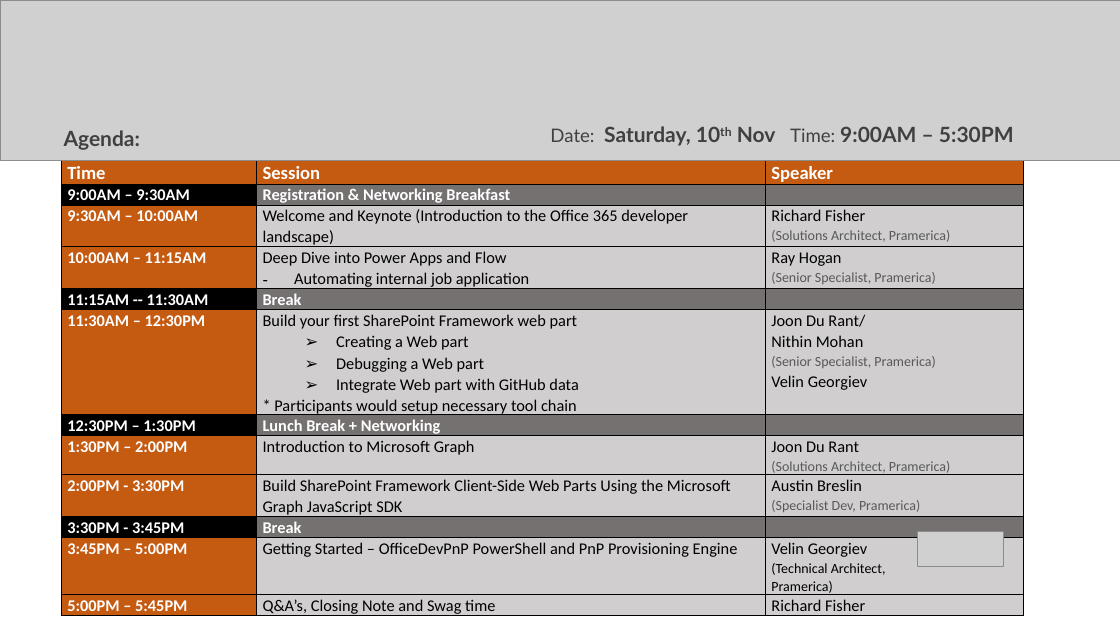
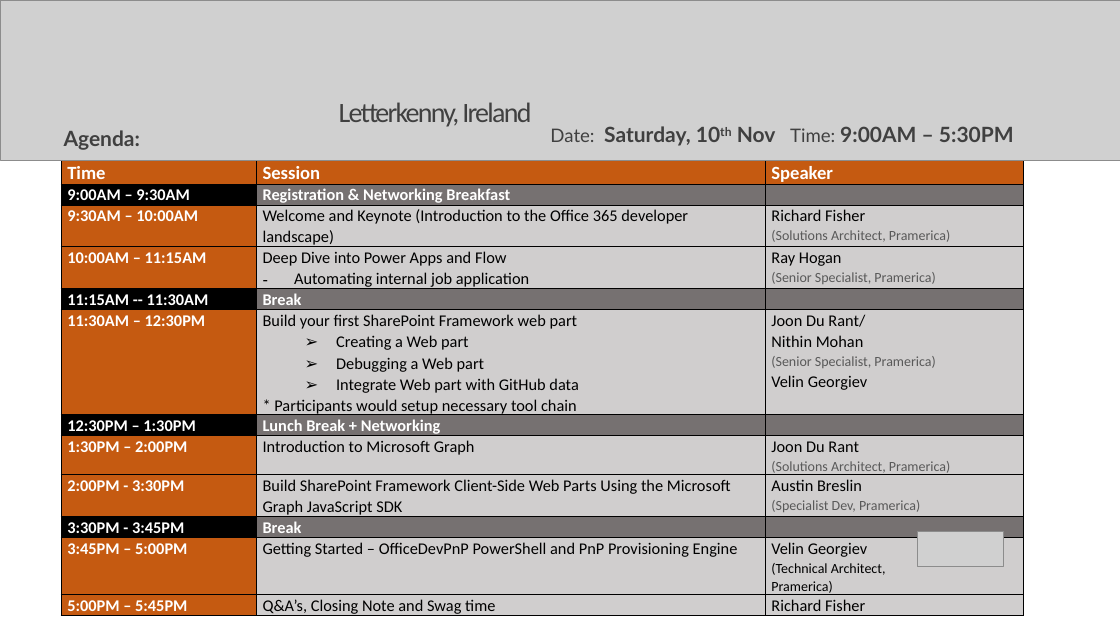
Before and after one commit to LK-MUG/Global-O365-Dev-BootCamp-2018, a slide deck: slide 9 of Presentations/Marketing/Event-Marketing-Slide.pptx. Drawn at 1120x630 pixels with LibreOffice and Linux fonts; fonts in the diff are those of the drawing; grey boxes stand for pictures. Boxes give left, top, right and bottom in pixels: in the first picture for what was removed or moved away, otherwise in the second. Text is boxed around its words. In the diff, an @@ line names an element or a change of style, - is before the commit and + after.

```diff
--- a/Presentations/Marketing/Event-Marketing-Slide.pptx
+++ b/Presentations/Marketing/Event-Marketing-Slide.pptx
@@ text added at box(339, 102, 531, 127), 24 pt, text #404040 @@
+Letterkenny, Ireland
```
Also in this commit, not shown: 8 other slides changed, 2 slides removed, 2 other files.
